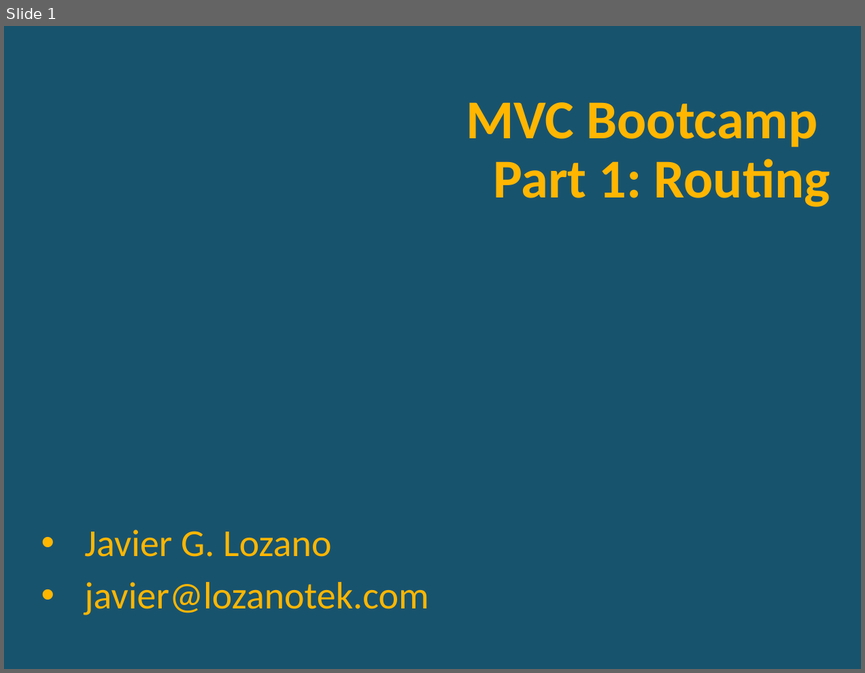
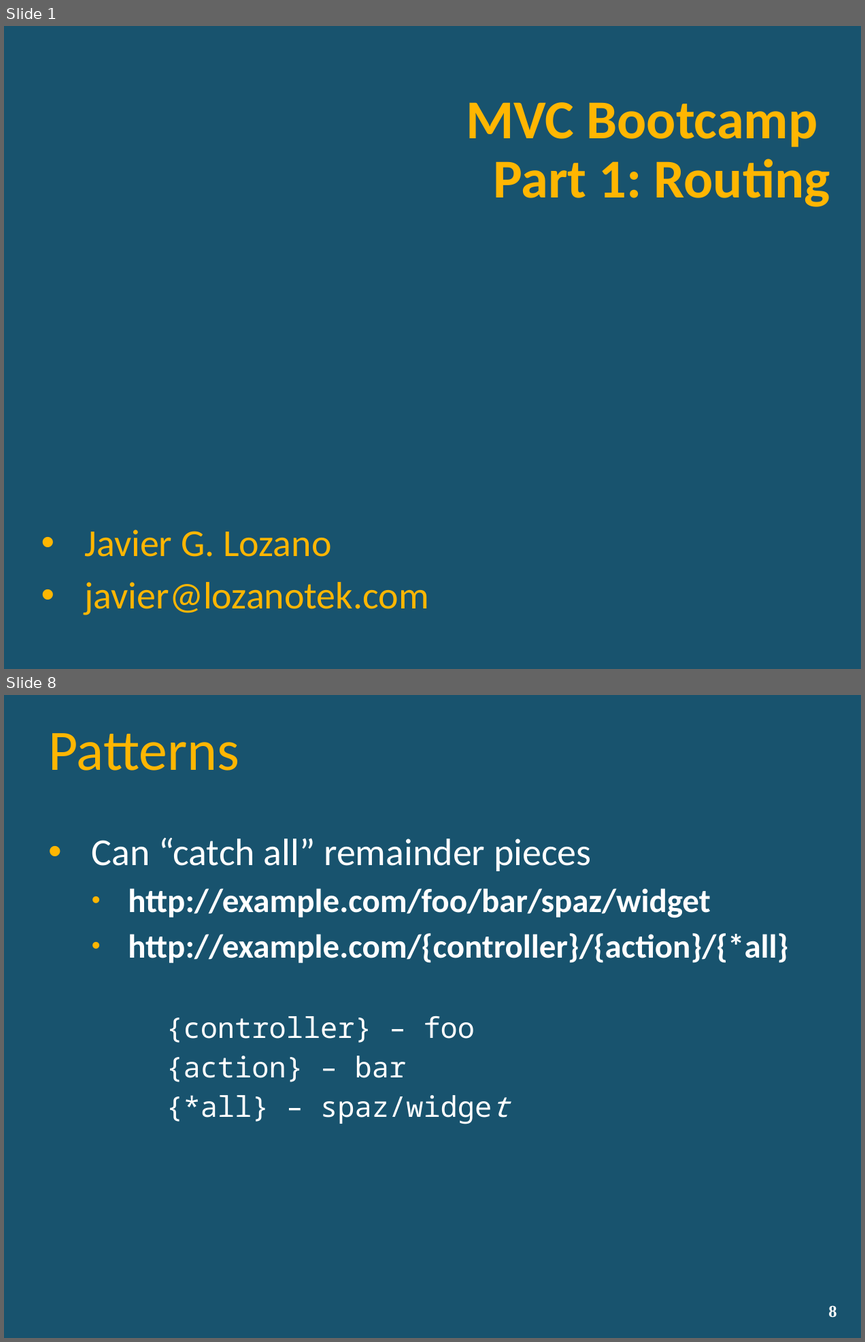
Before and after one commit to lozanotek/MVCBootcamp, a slide deck: slides/part1_routing.pptx. Shown one above the other, each under a label of ours: slide 1 before the commit, slides 1 and 8 after it; the slides between them are not shown. The pictures are 865x673 and 865x1342 pixels, drawn with LibreOffice and Linux fonts; fonts in the diff are those of the drawing; background and template pictures are left out. Boxes give left, top, right and bottom in pixels: in the first picture for what was removed or moved away, otherwise in the second. Text is boxed around its words. In the diff, an @@ line names an element or a change of style, - is before the commit and + after.

```diff
--- a/slides/part1_routing.pptx
+++ b/slides/part1_routing.pptx
@@ slide 8 added at (4, 695, 861, 1338), background picture (left out) @@
@@ title added at (48, 733, 239, 770), 48 pt, text #FFB601 @@
+Patterns
@@ text added at (92, 837, 788, 1124), 28 pt, text #FFFFFF, bold @@
+• Can “catch all” remainder pieces
+  • http://example.com/foo/bar/spaz/widget
+  • http://example.com/{controller}/{action}/{*all}
+    {controller} – foo
+    {action} – bar
+    {*all} – spaz/widget
@@ page number added at (828, 1305, 836, 1317), 14 pt, text #FFFFFF, bold @@
+8
```
Also in this commit, not shown: 12 other slides added, 2 slides removed.
